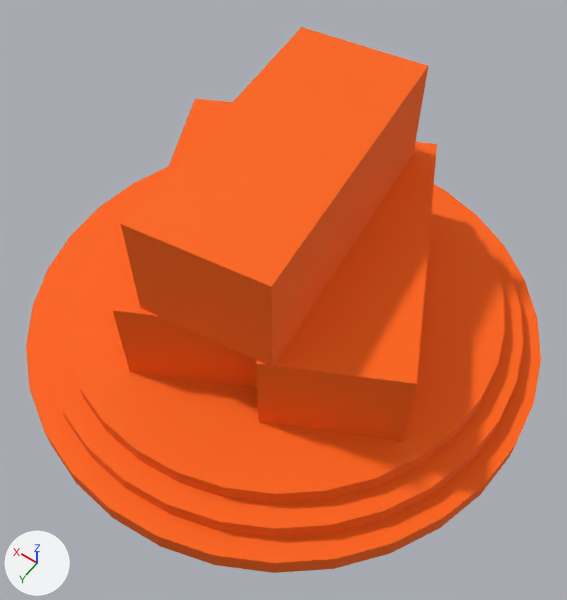
The glTF model public/assets/harbor_resources/harbor_brick.glb: old version first, new version second.
The view is the same before and after, from a camera (50 mm lens) standing at (1.93, 21.79, 15.46) and looking at (7.96, 13.36, 2.22). Arrows for +X, +Y and +Z are at lower left; the lights stay in place. The first picture is the older version. Vertices at exactly the same position are counted once.

In view in the first picture: 'harbor_brick'.
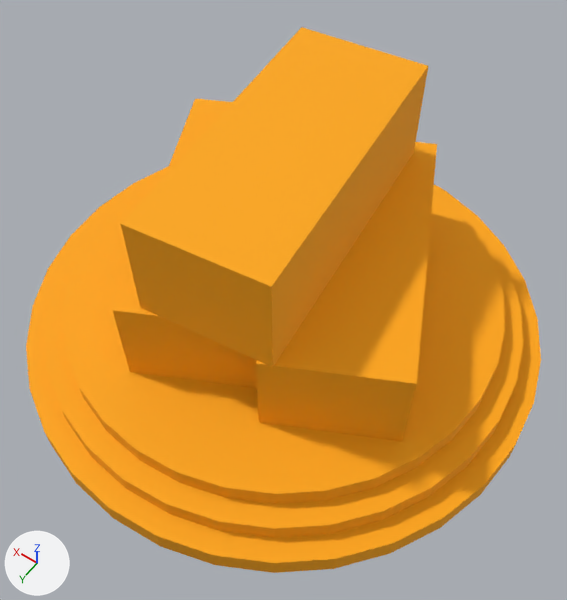
Location of each change, (x1, y1, x2, y2) in pixels of the pictures (567 x 600 px):
```json
{"part": 1, "of": "me_harbor_brick", "change": "recoloured", "before": [26, 27, 541, 573], "after": [26, 27, 541, 573]}
```

Edits to the scene script, one JSON object a line:
```json
{"block": "me_harbor_brick", "where": "me_harbor_brick.from_pydata(...)  # 216 vertices, 424 faces; spans x 2.5..14.5, y 6.6..18.6, z 0.0..5.9"}
{"block": "me_harbor_brick", "where": "# used by ob_harbor_brick; location = (0.0, 0.0, 0.0)"}
{"block": "me_harbor_brick", "change": "me_harbor_brick part 1: 424 faces centred in x 2.54..14.46, y 6.64..18.56, z 0.0..5.9 are repainted in the vertex colours; the middle colour goes from orange #ff6600 to orange #ffaa00"}
```
